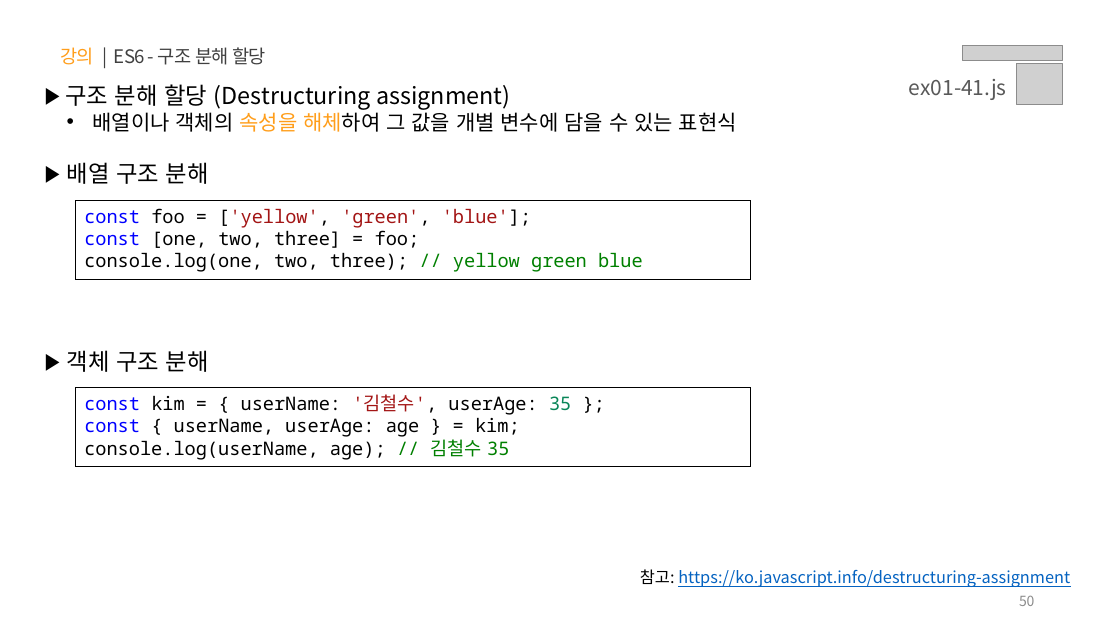
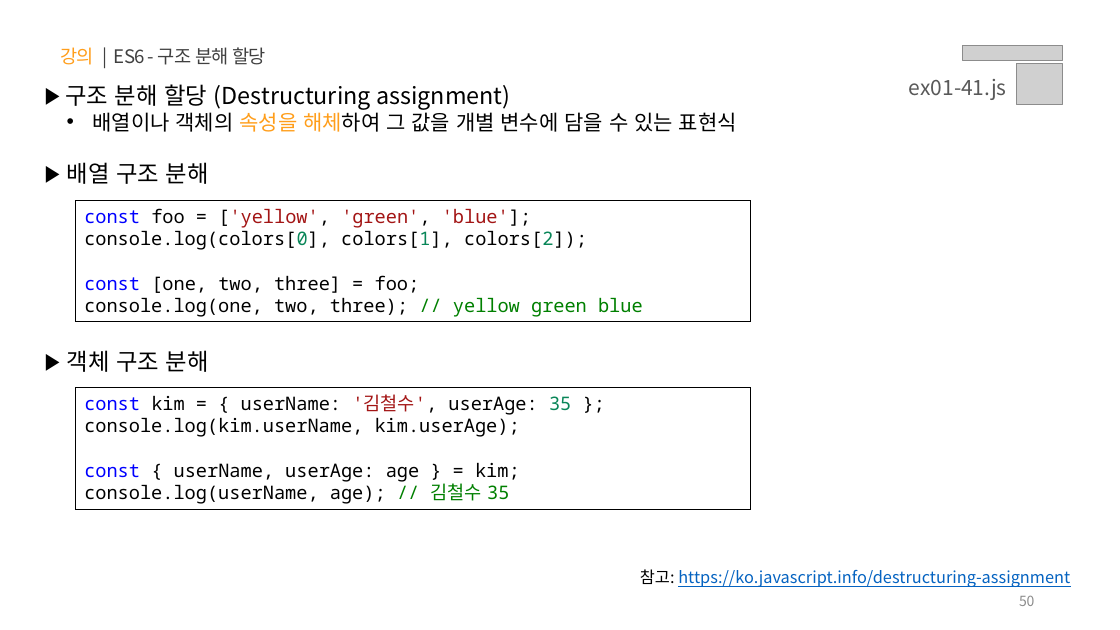
Before and after one commit to yebin-jeong/learn-js, a slide deck: slide 50 of PPT/01.자바스크립트 - 기초 문법.pptx. Drawn at 1120x630 pixels with LibreOffice and Linux fonts; fonts in the diff are those of the drawing; grey boxes stand for pictures. Boxes give left, top, right and bottom in pixels: in the first picture for what was removed or moved away, otherwise in the second. Text is boxed around its words. In the diff, an @@ line names an element or a change of style, - is before the commit and + after.

```diff
--- a/PPT/01.자바스크립트 - 기초 문법.pptx
+++ b/PPT/01.자바스크립트 - 기초 문법.pptx
@@ rectangle "const foo = ['yellow', 'green', ...": place and size @@
-rectangle "const foo = ['yellow', 'green', ..." at (76,201,751,280)
+rectangle "const foo = ['yellow', 'green', ..." at (76,201,751,323)
@@ text in rectangle at (84,230,587,250): paragraph added @@
+console.log(colors[0], colors[1], colors[2]);
@@ rectangle "const kim = { userName: ...": place and size @@
-rectangle "const kim = { userName: ..." at (76,387,751,466)
+rectangle "const kim = { userName: ..." at (76,387,751,509)
@@ text in rectangle at (84,417,520,437): paragraph added @@
+console.log(kim.userName, kim.userAge);
```
